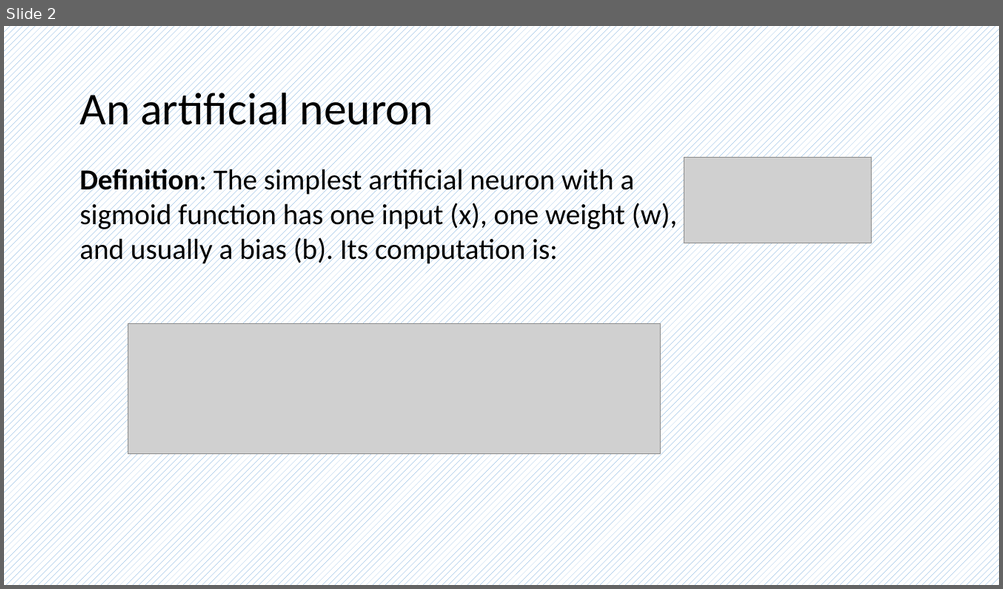
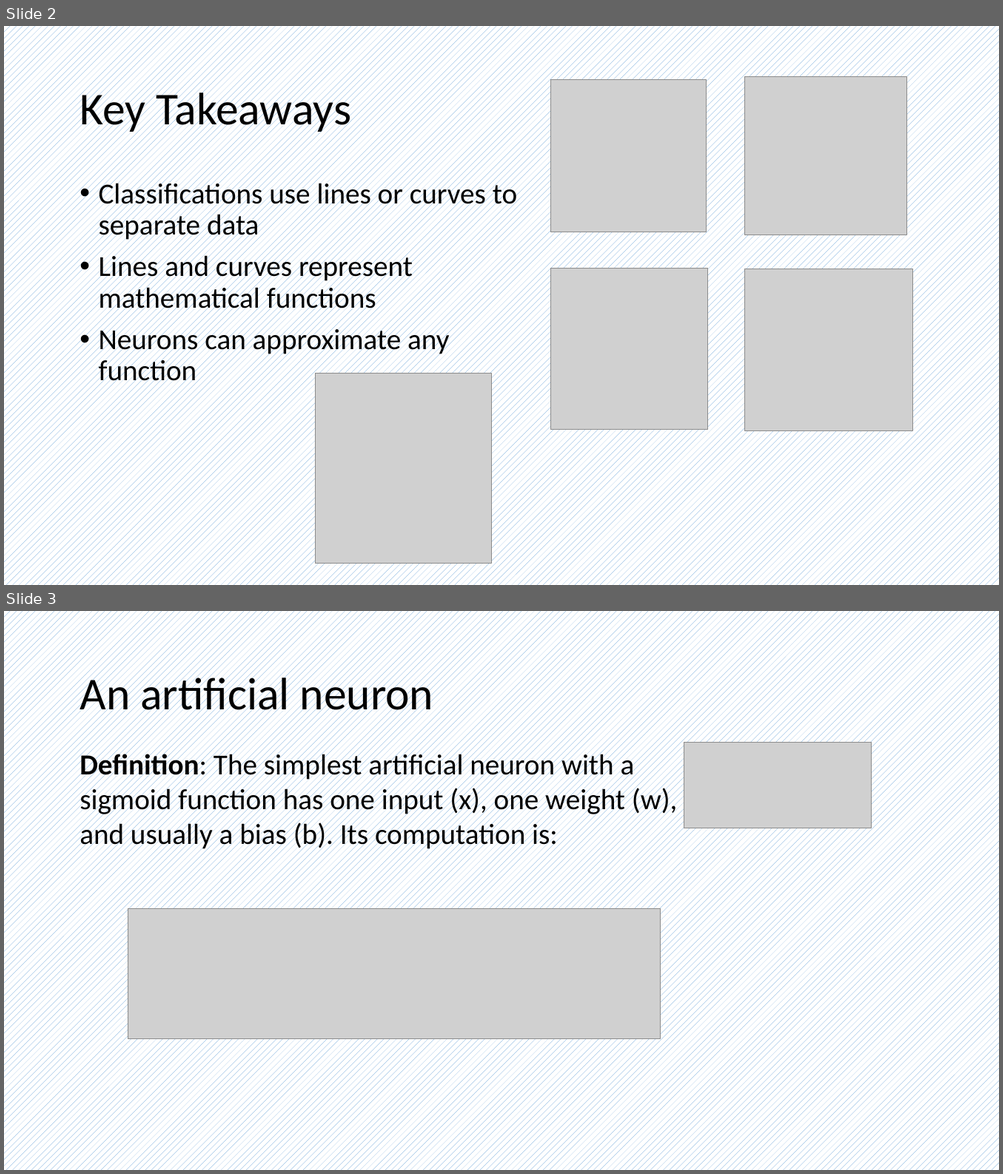
Before and after one commit to frankwxu/AI4DigitalForensics, a slide deck: CYFI445/lectures/06_universal_approximation_theorem/Universal_approximation_theorem.pptx. Shown one above the other, each under a label of ours: slide 2 before the commit, slides 2 and 3 after it. The pictures are 1003x589 and 1003x1174 pixels, drawn with LibreOffice and Linux fonts; fonts in the diff are those of the drawing; grey boxes stand for pictures; background and template pictures are left out. Boxes give left, top, right and bottom in pixels: in the first picture for what was removed or moved away, otherwise in the second. Text is boxed around its words. In the diff, an @@ line names an element or a change of style, - is before the commit and + after.

```diff
--- a/CYFI445/lectures/06_universal_approximation_theorem/Universal_approximation_theorem.pptx
+++ b/CYFI445/lectures/06_universal_approximation_theorem/Universal_approximation_theorem.pptx
@@ slide 2 added at [4, 26, 999, 585], background pattern #5B9BD5 on #FFFFFF @@
@@ title added at [79, 87, 351, 136], 44 pt, text #000000 @@
+Key Takeaways
@@ picture added at [550, 79, 706, 232] @@
@@ picture added at [744, 77, 906, 235] @@
@@ text added at [99, 179, 517, 389], 28 pt, text #000000 @@
+• Classifications use lines or curves to separate data
+• Lines and curves represent mathematical functions
+• Neurons can approximate any function
@@ picture added at [550, 269, 708, 430] @@
@@ picture added at [744, 269, 913, 431] @@
@@ picture added at [315, 374, 492, 565] @@
@@ what was slide 2 is now slide 3 @@
```
Also in this commit, not shown: 3 slides changed.
